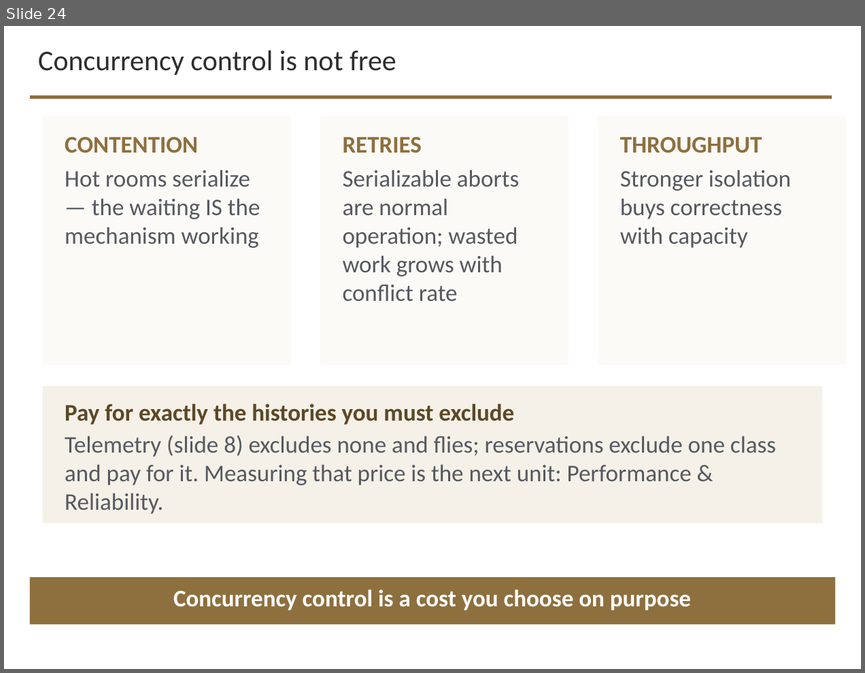
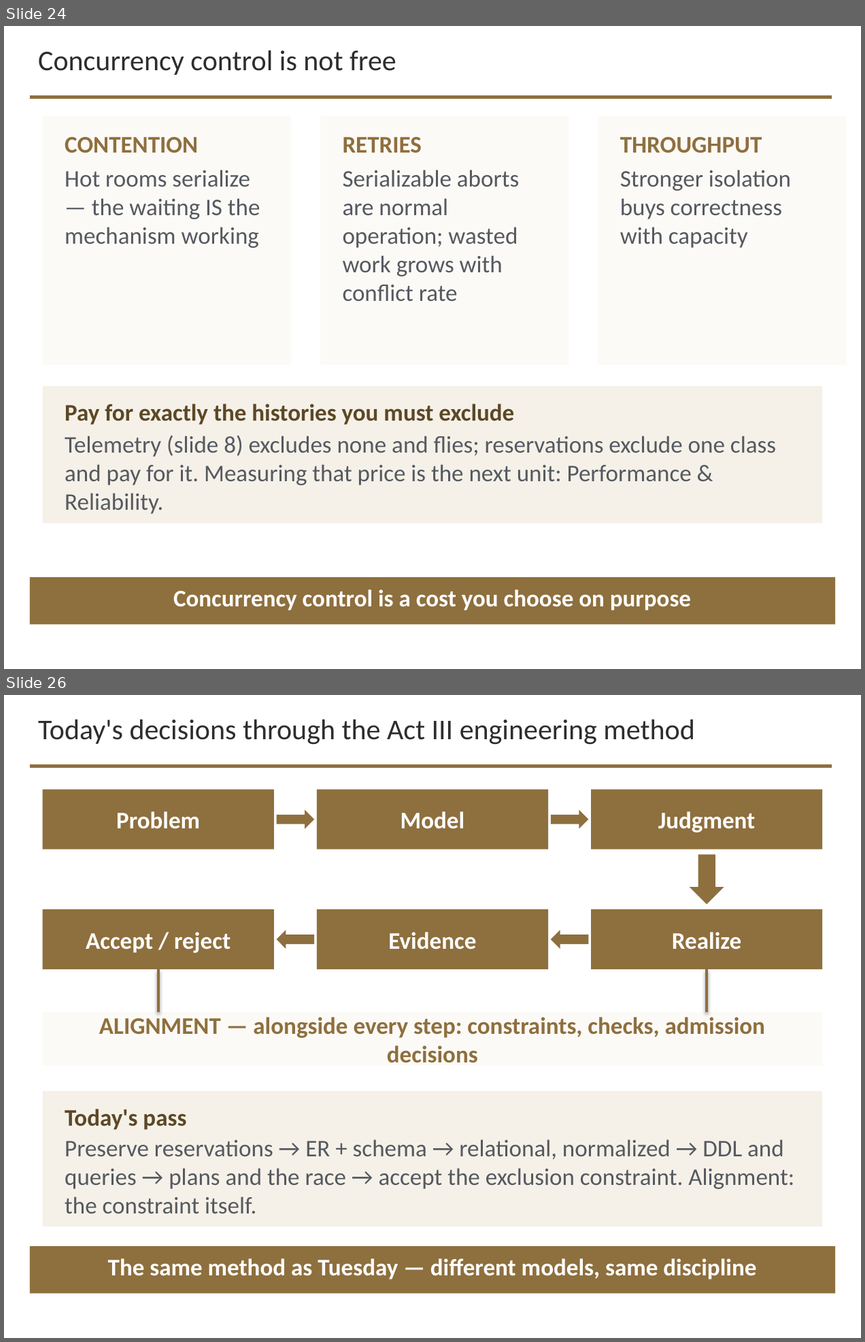
Before and after one commit to davisjam/model-based-agentic-software-engineering, a slide deck: course/lectures/act-3-software-in-the-world/02-compute-environments-and-data-management/3-2-Data-Management.pptx. Shown one above the other, each under a label of ours: slide 24 before the commit, slides 24 and 26 after it; the slides between them are not shown. The pictures are 865x673 and 865x1342 pixels, drawn with LibreOffice and Linux fonts; fonts in the diff are those of the drawing; background and template pictures are left out. Boxes give left, top, right and bottom in pixels: in the first picture for what was removed or moved away, otherwise in the second. Text is boxed around its words. In the diff, an @@ line names an element or a change of style, - is before the commit and + after.

```diff
--- a/course/lectures/act-3-software-in-the-world/02-compute-environments-and-data-management/3-2-Data-Management.pptx
+++ b/course/lectures/act-3-software-in-the-world/02-compute-environments-and-data-management/3-2-Data-Management.pptx
@@ slide 26 added at (4, 695, 861, 1338), background #FFFFFF; not listed: 1 template element that a slide beside it also shows @@
@@ text added at (38, 719, 694, 745), 24 pt, text #2D2D2D @@
+Today's decisions through the Act III engineering method
@@ rectangle added at (43, 790, 274, 849), fill #8E6F3E, 20 pt, text #FFFFFF, bold @@
+Problem
@@ rectangle added at (317, 790, 548, 849), fill #8E6F3E, 20 pt, text #FFFFFF, bold @@
+Model
@@ rectangle added at (591, 790, 822, 849), fill #8E6F3E, 20 pt, text #FFFFFF, bold @@
+Judgment
@@ right arrow added at (277, 810, 314, 829), fill #8E6F3E @@
@@ right arrow added at (551, 810, 588, 829), fill #8E6F3E @@
@@ down arrow added at (689, 854, 723, 904), fill #8E6F3E @@
@@ rectangle added at (43, 909, 274, 969), fill #8E6F3E, 20 pt, text #FFFFFF, bold @@
+Accept / reject
@@ rectangle added at (317, 909, 548, 969), fill #8E6F3E, 20 pt, text #FFFFFF, bold @@
+Evidence
@@ rectangle added at (591, 909, 822, 969), fill #8E6F3E, 20 pt, text #FFFFFF, bold @@
+Realize
@@ left arrow added at (277, 930, 314, 949), fill #8E6F3E @@
@@ left arrow added at (551, 930, 588, 949), fill #8E6F3E @@
@@ line added from (158, 969) to (158, 1012), #8E6F3E 2.5 pt @@
@@ line added from (706, 969) to (706, 1012), #8E6F3E 2.5 pt @@
@@ rectangle added at (43, 1012, 822, 1065), fill #FCFAF6, 20 pt, text #8E6F3E, bold @@
+ALIGNMENT — alongside every step: constraints, checks, admission decisions
@@ rectangle added at (43, 1091, 822, 1226), fill #F5F1E8 @@
@@ text added at (65, 1108, 794, 1213), 20 pt, text #555960 @@
+Today's pass
+Preserve reservations → ER + schema → relational, normalized → DDL and queries → plans and the race → accept the exclusion constraint. Alignment: the constraint itself.
@@ rectangle added at (30, 1246, 835, 1293), fill #8E6F3E @@
@@ text added at (108, 1258, 756, 1279), 20 pt, text #FFFFFF, bold @@
+The same method as Tuesday — different models, same discipline
```
Also in this commit, not shown: 2 other slides added.
